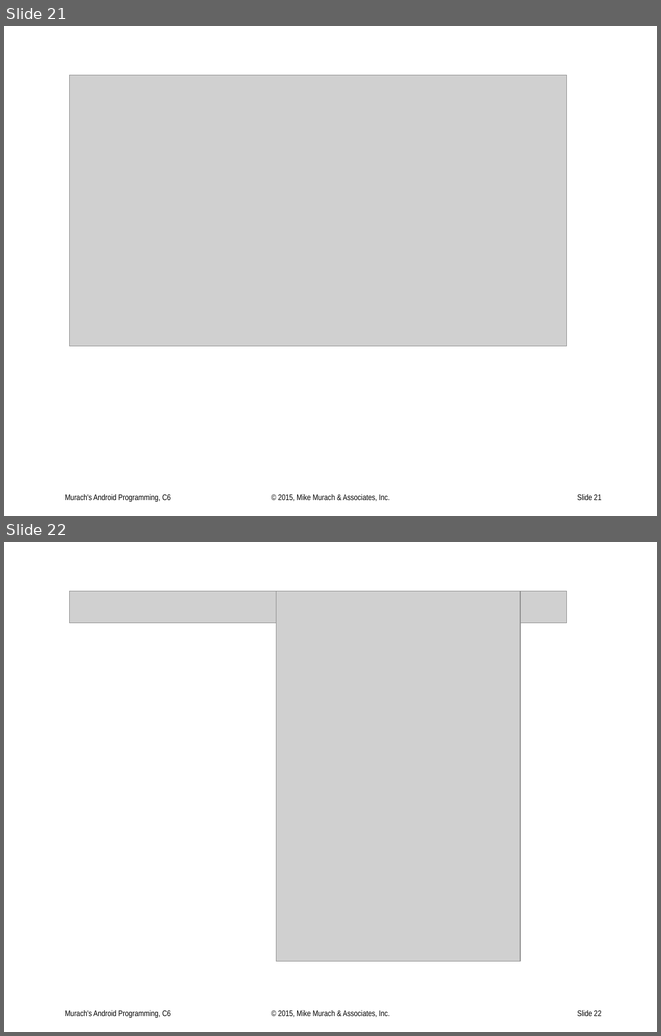
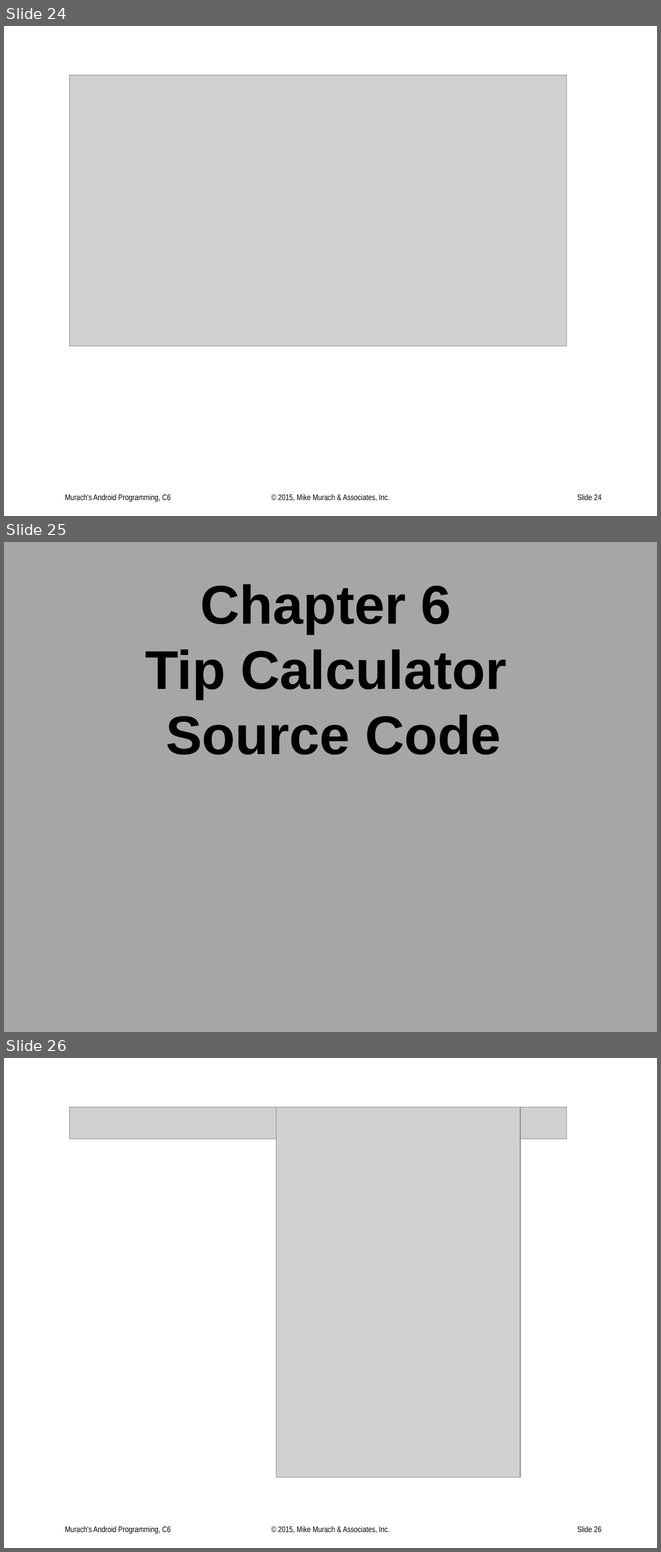
Before and after one commit to UO-CIS/CIS399Android-CourseMaterials, a slide deck: Notes and Slides/CIS399wk2Day2-EventHandlers.pptx. Shown one above the other, each under a label of ours: slides 21 and 22 before the commit, slides 24, 25 and 26 after it. The pictures are 661x1036 and 661x1552 pixels, drawn with LibreOffice and Linux fonts; fonts in the diff are those of the drawing; grey boxes stand for pictures. Boxes give left, top, right and bottom in pixels: in the first picture for what was removed or moved away, otherwise in the second. Text is boxed around its words. In the diff, an @@ line names an element or a change of style, - is before the commit and + after.

```diff
--- a/Notes and Slides/CIS399wk2Day2-EventHandlers.pptx
+++ b/Notes and Slides/CIS399wk2Day2-EventHandlers.pptx
@@ slide 25 added at bbox=[4, 542, 657, 1032], background #A6A6A6 @@
@@ title added at bbox=[145, 584, 506, 755], 60 pt, text #000000, bold @@
+Chapter 6
+Tip Calculator
+Source Code
@@ what was slide 21 is now slide 24 @@
@@ page number at bbox=[577, 493, 601, 500]: text changed @@
-Slide 21
+Slide 24
@@ what was slide 22 is now slide 26 @@
@@ page number at bbox=[577, 1525, 601, 1532]: text changed @@
-Slide 22
+Slide 26
```
Also in this commit, not shown: 7 slides changed, 3 other slides added, 12 other files.
